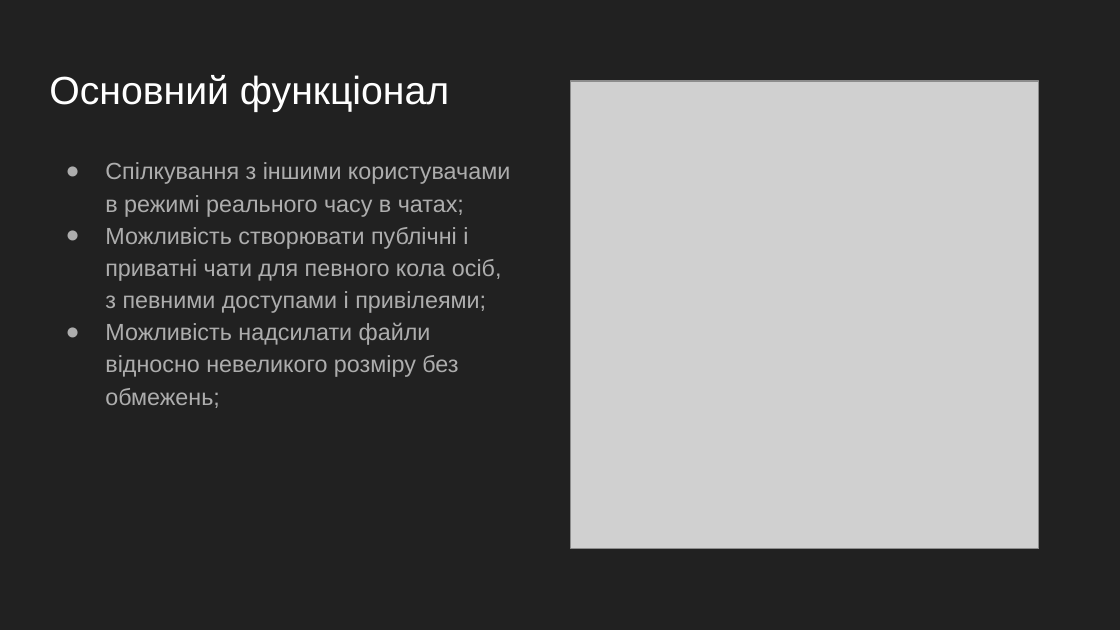
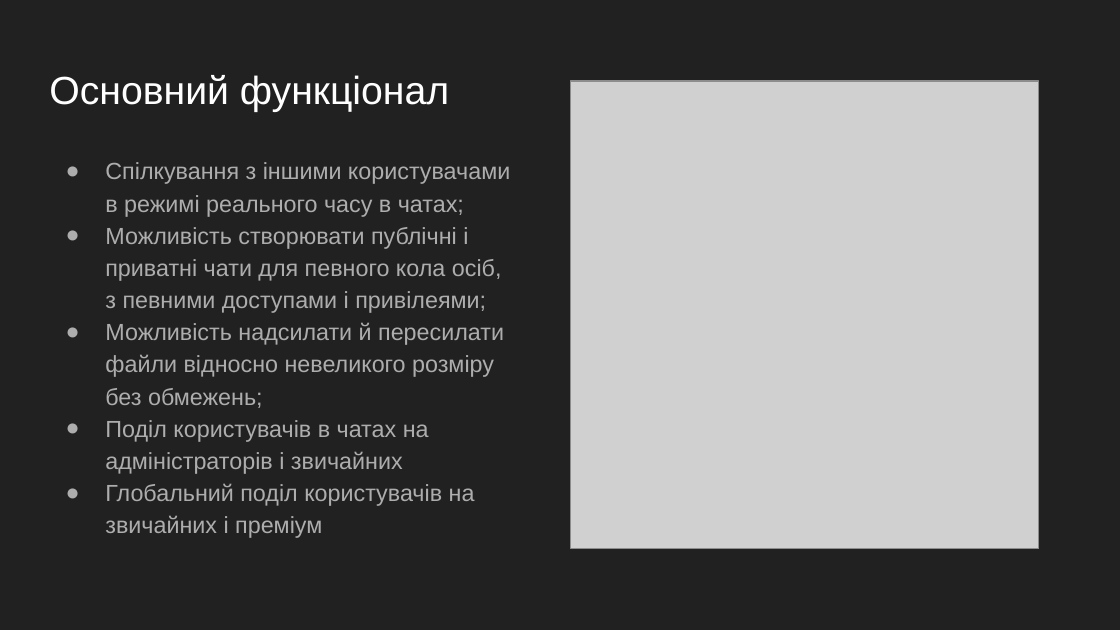
Before and after one commit to witalikh/JustAnotherMessagingApp, a slide deck: slide 3 of Documents/Just Another Messaging App.pptx. Drawn at 1120x630 pixels with LibreOffice and Linux fonts; fonts in the diff are those of the drawing; grey boxes stand for pictures. Boxes give left, top, right and bottom in pixels: in the first picture for what was removed or moved away, otherwise in the second. Text is boxed around its words. In the diff, an @@ line names an element or a change of style, - is before the commit and + after.

```diff
--- a/Documents/Just Another Messaging App.pptx
+++ b/Documents/Just Another Messaging App.pptx
@@ text at [105, 322, 504, 538]: text changed @@
-● Можливість надсилати файли відносно невеликого розміру без обмежень;
+● Можливість надсилати й пересилати файли відносно невеликого розміру без обмежень;
+● Поділ користувачів в чатах на адміністраторів і звичайних
+● Глобальний поділ користувачів на звичайних і преміум
```
Also in this commit, not shown: 2 other slides changed, 8 slides added.
